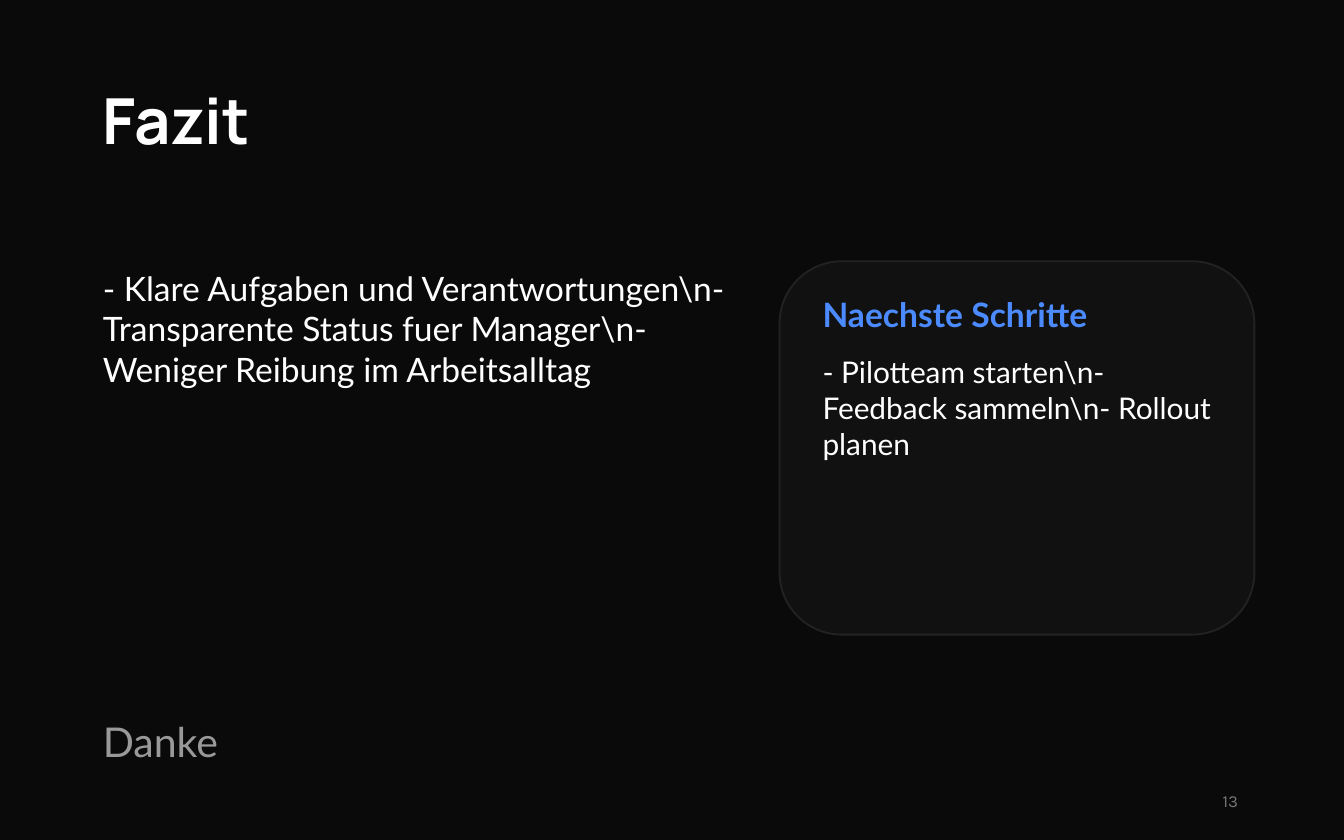
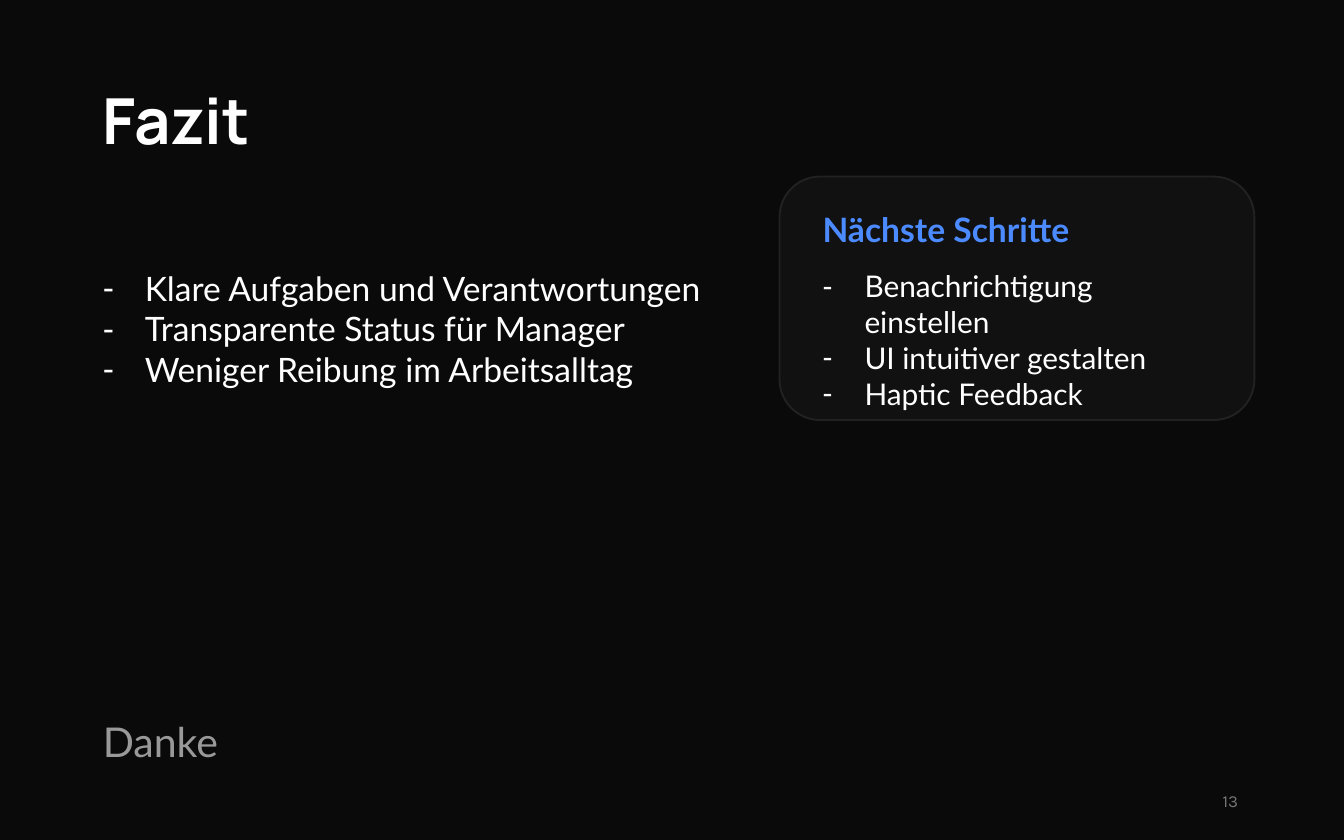
Before and after one commit to Moe-Hammad/ManagementApp, a slide deck: slide 13 of frontend/Mage.pptx. Drawn at 1344x840 pixels with LibreOffice and Linux fonts; fonts in the diff are those of the drawing. Boxes give left, top, right and bottom in pixels: in the first picture for what was removed or moved away, otherwise in the second. Text is boxed around its words. In the diff, an @@ line names an element or a change of style, - is before the commit and + after.

```diff
--- a/frontend/Mage.pptx
+++ b/frontend/Mage.pptx
@@ rounded rectangle: place and size @@
-rounded rectangle at box(780, 261, 1254, 634)
+rounded rectangle at box(780, 176, 1254, 419)
@@ text at box(823, 217, 1069, 243): text changed @@
-Naechste Schritte
+Nächste Schritte
@@ text at box(145, 276, 701, 388): text changed @@
-- Klare Aufgaben und Verantwortungen\n- Transparente Status fuer Manager\n- Weniger Reibung im Arbeitsalltag
+– Klare Aufgaben und Verantwortungen
+– Transparente Status für Manager
+– Weniger Reibung im Arbeitsalltag
@@ text at box(865, 275, 1146, 410): text changed @@
-- Pilotteam starten\n- Feedback sammeln\n- Rollout planen
+– Benachrichtigung einstellen
+– UI intuitiver gestalten
+– Haptic Feedback
```
Also in this commit, not shown: 3 other slides changed, 7 other files.
